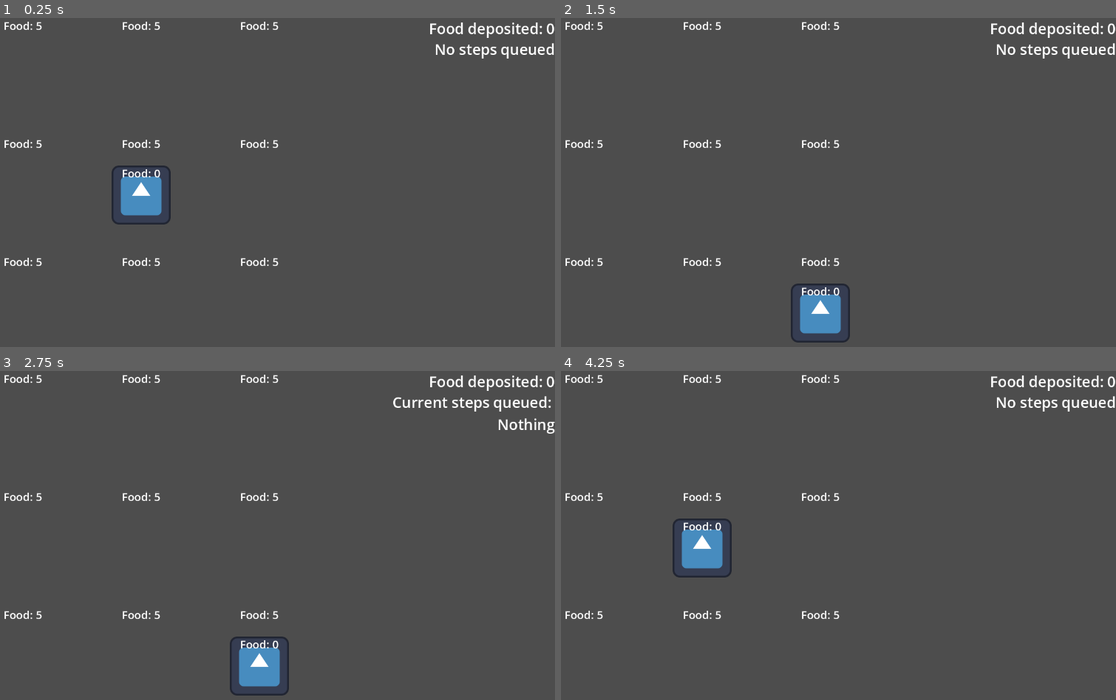
Above: before the commit, frames 1-4 (two rows, left to right).
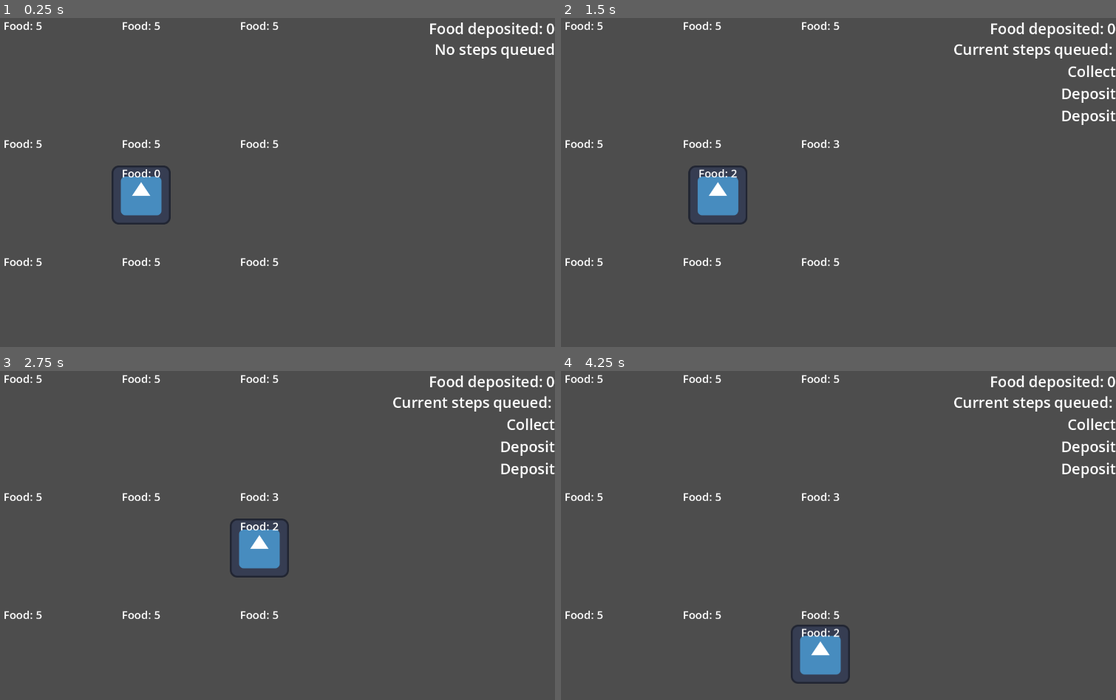
Above: after the commit, the same moments.

Repository: xandrrr/barnyard-masquerade
Game: Godot game, scene res://main.tscn
Same seed, same stepped clock (60 frames per second), same inputs: the game is played once before the commit and once after it. The engine's default icon, where the game draws it, is replaced by a stand-in: a white triangle on a blue panel in a dark square.
Inputs:
- Up to frame 1 (0.25 s): no input
- Up to frame 2 (1.5 s): tap Enter at 0.5 s; hold D (move_right) 0.53-1.28 s; tap E (collect_food) at 0.6 s; tap Space (deposit_food) at 1.25, 1.35 s; hold S (move_down) from 1.28 s (still down)
- Up to frame 3 (2.75 s): release S (move_down) at 2.03 s; hold D (move_right) from 2.03 s (still down); tap N (do_nothing) at 2.1 s
- Up to frame 4 (4.25 s): tap Enter at 2.75 s; release D (move_right) at 2.78 s; hold W (move_up) 2.78-3.53 s; tap E (collect_food) at 2.85 s; hold A (move_left) from 3.53 s (still down); tap Space (deposit_food) at 3.6 s

The runs differ from the first frame. In frame 2, 3.4% of the frame differs, in the area x 22-100%, y 7-99%; in frame 3, 2.9%; in frame 4, 3.4%, in the area x 20-100%, y 7-96%.

Commit message:
Add visualization to player movement
Player movement now seen after moves have been made

Diff:
--- a/main.gd
+++ b/main.gd
@@ -1,11 +1,13 @@
 extends Node2D
 
 var food_deposited_amount : int = 0
-var current_turn = []
+var current_turn : Unit = null
+
+var current_steps : Array = []
 
 func _ready() -> void:
 	$TileManager.create_map(3, 3)
-	$UnitManager.create_unit()
+	$UnitManager.create_player_unit()
 	update_queued_move_display()
 
 
@@ -14,32 +16,64 @@
 
 
 func play_turn():
-	for step in current_turn:
+	for unit in $UnitManager.current_player_units:
+		unit.starting_dance.emit()
+	for step in current_steps:
 		play_step(step)
-	current_turn.clear()
+		await get_tree().create_timer(1.0).timeout
+	current_steps.clear()
 	update_queued_move_display()
+	update_deposited_food_tally()
+	for unit in $UnitManager.current_player_units:
+		unit.unit_turn_started.emit()
 
 
 func add_step(enactor : Unit, target_tile : Tile, action_name : String):
 	var turn_elements = [enactor, target_tile, action_name]
-	current_turn.append(turn_elements)
+	current_steps.append(turn_elements)
 	update_queued_move_display()
-	if current_turn.size() == 3:
+	if current_steps.size() == 3:
 		play_turn()
 
 
 func play_step(step : Array):
-	print(step[2])
+	var unit = step[0]
+	unit.position = unit.current_tile.position
+	var tween = get_tree().create_tween()
+	tween.tween_property(unit, "position", step[1].position, 1.0)
+	unit.current_tile = step[1]
+	match step[2]:
+		"Collect":
+			step[1].distribute_food(step[0], 2)
+			unit.update_food_tally()
+		"Deposit":
+			var map_size_x = $TileManager.map_size_x
+			var map_size_y = $TileManager.map_size_y
+			if (
+				step[1].x_coordinate == map_size_x - 1
+			or
+				step[1].y_coordinate == map_size_y - 1
+			) and (
+				step[1].x_coordinate == 0
+			or
+				step[1].y_coordinate == 0
+			):
+				food_deposited_amount += unit.food_amount
+				unit.food_amount = 0
+				unit.update_food_tally()
+		"Nothing":
+			pass
 
 
 func _on_unit_manager_move_requested(enactor: Unit, target_tile: Tile, action_name: String) -> void:
 	add_step(enactor, target_tile, action_name)
+	enactor.get_node("ProjectionSprite").global_position = target_tile.position
 
 
 func update_queued_move_display():
-	if !current_turn.is_empty():
+	if !current_steps.is_empty():
 		var to_append : String = "\n"
-		for step in current_turn:
+		for step in current_steps:
 			to_append += step[2]
 			to_append += "\n"
 		$MainControl/StepsQueuedLabel.text = "Current steps queued: " + to_append
--- a/queueing_moves.gd
+++ b/queueing_moves.gd
@@ -1,6 +1,20 @@
 extends State
 
 @export var unit : Unit
+
+func enter(previous_state_path: String, data := {}) -> void:
+	unit.get_node("ProjectionSprite").visible = true
+	unit.get_node("ExplorationSprite").visible = true
+	unit.get_node("UnitSprite").visible = false
+
+	unit.get_node("ProjectionSprite").position = Vector2(0,0)
+	unit.get_node("ExplorationSprite").position = Vector2(0,0)
+
+func exit() -> void:
+	unit.get_node("UnitSprite").visible = true
+	unit.get_node("ProjectionSprite").visible = false
+	unit.get_node("ExplorationSprite").visible = false
+
 
 func physics_update(_delta: float) -> void:
 	if Input.is_action_just_pressed("move_up"):
@@ -43,7 +57,7 @@
 	var distance_y = current_unit_projection.y_coordinate - target_coordinate_y
 
 	var vector_representation = Vector2(distance_x, distance_y)
-	if vector_representation.length() == 1 or vector_representation.length() == 0:
+	if vector_representation.length() == 1:
 		return true
 	else:
 		return false
--- a/unit.gd
+++ b/unit.gd
@@ -8,6 +8,8 @@
 
 signal request_step(target_tile : Tile, action_name : String)
 signal tile_change_requested(target_coordinate_x : int, target_coordinate_y : int)
+signal starting_dance
+signal unit_turn_started
 
 func _ready() -> void:
 	add_to_group("Units")
@@ -19,3 +21,7 @@
 
 func update_food_tally():
 	$UnitControl/FoodAmountLabel.text = "Food: " + str(food_amount)
+
+
+func cast_projection(tile : Tile):
+	$BodyProjectionSprite.position = tile.position
--- a/unit.tscn
+++ b/unit.tscn
@@ -12,7 +12,15 @@
 [node name="Unit" type="CharacterBody2D" unique_id=679955636]
 script = ExtResource("1_ctwoc")
 
-[node name="Sprite2D" type="Sprite2D" parent="." unique_id=705627928]
+[node name="UnitSprite" type="Sprite2D" parent="." unique_id=705627928]
+visible = false
+texture = ExtResource("2_davkp")
+
+[node name="ProjectionSprite" type="Sprite2D" parent="." unique_id=596376524]
+modulate = Color(1, 1, 1, 0.5019608)
+texture = ExtResource("2_davkp")
+
+[node name="ExplorationSprite" type="Sprite2D" parent="." unique_id=1554168662]
 texture = ExtResource("2_davkp")
 
 [node name="CollisionShape2D" type="CollisionShape2D" parent="." unique_id=145315928]
@@ -38,8 +46,9 @@
 text = "Food: -1"
 horizontal_alignment = 1
 
-[node name="UnitStateManager" type="Node" parent="." unique_id=777459765 node_paths=PackedStringArray("initial_state")]
+[node name="UnitStateManager" type="Node" parent="." unique_id=777459765 node_paths=PackedStringArray("unit", "initial_state")]
 script = ExtResource("3_davkp")
+unit = NodePath("..")
 initial_state = NodePath("QueueingMoves")
 metadata/_custom_type_script = "uid://y021c0k020p6"
 
--- a/unit_manager.gd
+++ b/unit_manager.gd
@@ -3,14 +3,19 @@
 @export var tile_manager : TileManager
 
 const UNIT_PATH = preload("res://unit.tscn")
-var current_units : Array = []
+var current_player_units : Array = []
+var current_npcs : Array = []
+
+var test_players = [
+	1, 2, 3, 4
+]
 
 signal move_requested(enactor : Unit, target_tile : Tile, action_name : String)
 
-func create_unit():
+func create_player_unit():
 	var new_unit = UNIT_PATH.instantiate()
 	add_child(new_unit)
-	current_units.append(new_unit)
+	current_player_units.append(new_unit)
 
 	tile_manager.get_tile_from_coordinates(1, 1).take_unit(new_unit)
 	new_unit.current_tile = tile_manager.get_tile_from_coordinates(1, 1)
@@ -18,7 +23,8 @@
 	new_unit.tile_change_requested.connect(func(x_coord, y_coord):
 		var tile = tile_manager.get_tile_from_coordinates(x_coord, y_coord)
 		if tile:
-			tile.take_unit(new_unit)
+			new_unit.get_node("ExplorationSprite").global_position = tile.position
+			new_unit.current_exploration = tile
 	)
 
 	new_unit.request_step.connect(func(tile : Tile, action_name : String):
@@ -26,21 +32,4 @@
 		new_unit.current_projection = tile
 	)
 
-	#new_unit.deposit_requested.connect(func():
-		#var map_size_x = tile_manager.map_size_x
-		#var map_size_y = tile_manager.map_size_y
-		#if (
-			#new_unit.current_tile.x_coordinate == map_size_x - 1
-			#or
-			#new_unit.current_tile.y_coordinate == map_size_y - 1
-		#) and (
-			#new_unit.current_tile.x_coordinate == 0
-			#or
-			#new_unit.current_tile.y_coordinate == 0
-		#):
-			#food_deposited.emit(new_unit.food_amount)
-			#new_unit.food_amount = 0
-			#new_unit.update_food_tally()
-	#)
-
 	return new_unit
--- a/unit_state_manager.gd
+++ b/unit_state_manager.gd
@@ -1 +1,18 @@
 extends StateManager
+
+@export var unit : Unit
+
+func _ready() -> void:
+	unit.starting_dance.connect(func():
+		var previous_state_path := state.name
+		state.exit()
+		state = get_node("Dancing")
+		state.enter(previous_state_path)
+	)
+
+	unit.unit_turn_started.connect(func():
+		var previous_state_path := state.name
+		state.exit()
+		state = get_node("QueueingMoves")
+		state.enter(previous_state_path)
+	)
